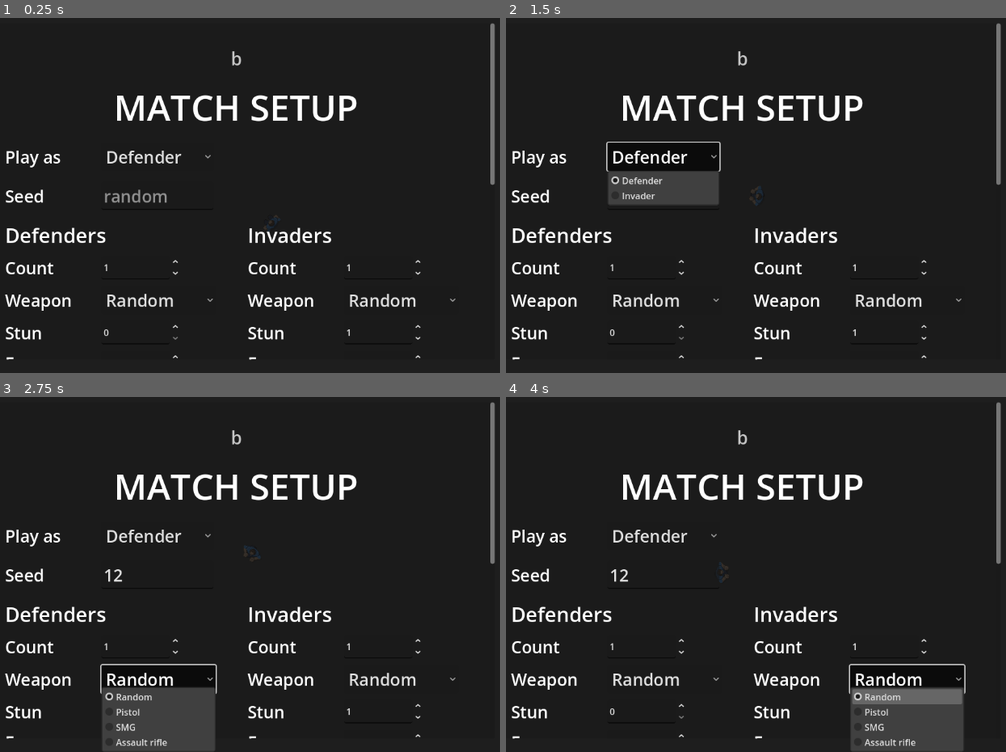
Above: before the commit, frames 1-4 (two rows, left to right).
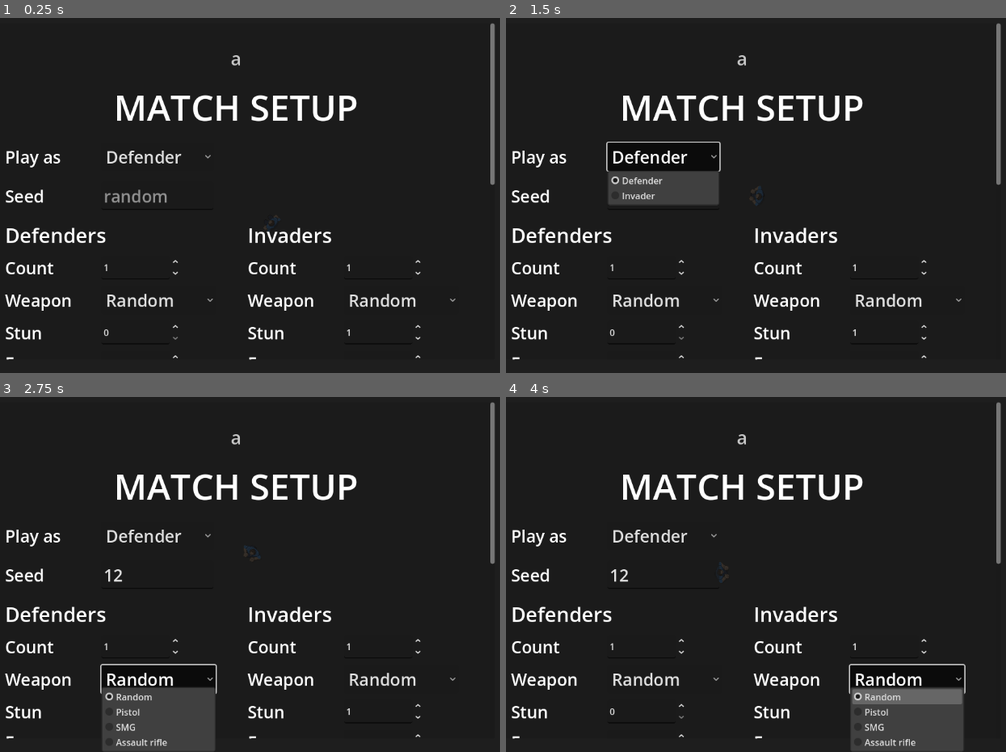
Above: after the commit, the same moments.

Repository: AnthonyThomasson/Example-Godot
Game: Godot game, scene res://scenes/main.tscn
The game is run twice, just before and just after one commit, with the same random seed, the same clock (stepped at 60 frames per second) and the same inputs.
Inputs (mouse positions are in pixels of both pictures, inside the frame that each line leads up to):
- Up to frame 1 (0.25 s): no input
- Up to frame 2 (1.5 s): click (661, 195) at 0.52 s; type "12" at 0.6 s; click "Defender" at 1.25 s
- Up to frame 3 (2.75 s): click "Random" at 2 s
- Up to frame 4 (4 s): click "Random" at 2.75 s; tap Enter at 3.5 s; move the mouse to (886, 553) at 3.52 s; hold Up from 3.53 s (still down); click (886, 553) at 3.6 s; tap Space (interact) at 3.8 s

The runs differ from the first frame. In frame 1, less than 0.1% of the frame differs, in the area x 46-49%, y 9-14%; in frame 2, less than 0.1%; in frame 3, less than 0.1%; in frame 4, less than 0.1%.

Commit message:
Merge the four under-fire and engaged predicate copies into AgentMemory
Checklist R6.

Co-Authored-By: Claude Fable 5.1 <noreply@anthropic.com>

Diff:
--- a/scenes/ai/perception/agent_memory.gd
+++ b/scenes/ai/perception/agent_memory.gd
@@ -5,7 +5,8 @@
 ## lifetime. Many events coexist, including many of the same topic; nothing is capped per topic.
 ## Behaviours (the controller) write events with `remember()` and read them back by topic to drive
 ## decisions; the perception renders fresh events into the decision state. It holds NO policy — it
-## does not know what any topic means.
+## does not know what any topic means, beyond naming the reads of the two the whole perception asks about
+## (`under_fire()` / `under_fire_from()`, `engaged()`).
 ##
 ## Cleanup is a configurable policy, not a per-topic limit: `capacity` caps the total stored. Eviction
 ## runs on every write: age-expired events are dropped first, then, if still over capacity, the
@@ -116,6 +117,21 @@
 	return {}
 
 
+## Whether the agent is under fire: an `under_fire` event (a recent hit on or near it) is fresh.
+func under_fire() -> bool:
+	return is_fresh(&"under_fire")
+
+
+## The direction the latest shots came from (the freshest `under_fire` event's `from`), or `Vector2.ZERO` when none is remembered.
+func under_fire_from() -> Vector2:
+	return recall(&"under_fire").get("from", Vector2.ZERO)
+
+
+## Whether the agent is still committed to a fight: an `engaged` event is fresh.
+func engaged() -> bool:
+	return is_fresh(&"engaged")
+
+
 ## Every non-expired event's `data` for `topic`, newest first.
 func recall_all(topic: StringName) -> Array:
 	var out: Array = []
--- a/scenes/ai/perception/agent_perception.gd
+++ b/scenes/ai/perception/agent_perception.gd
@@ -322,12 +322,12 @@
 
 ## Whether the NPC is still committed to a fight (an `engaged` event is fresh).
 func engaged_fresh() -> bool:
-	return _memory.is_fresh(&"engaged")
+	return _memory.engaged()
 
 
 ## Whether the NPC is currently under fire (a recent incoming/nearby hit).
 func under_fire() -> bool:
-	return _memory.is_fresh(&"under_fire")
+	return _memory.under_fire()
 
 
 ## The cheap facts the controller needs between decisions (e.g. to see whether a new situation should
--- a/scenes/ai/perception/agent_snapshot.gd
+++ b/scenes/ai/perception/agent_snapshot.gd
@@ -106,12 +106,12 @@
 	var ammo: int = character.ammo(gun) if gun >= 0 else -1
 	var facts := {
 		"hostile_known": not hostiles.is_empty(),
-		"threat_known": not hostiles.is_empty() or _under_fire(),
+		"threat_known": not hostiles.is_empty() or _memory.under_fire(),
 		"gun_loaded": ammo > 0 and not character.is_reloading(),
 		"weapon_low": ammo >= 0 and ammo <= ceili(character.ammo_capacity(gun) * vocab.low_ammo_fraction),
 		"can_reload": gun >= 0 and character.can_reload(gun),
-		"under_fire": _under_fire(),
-		"engaged": _engaged_fresh(),
+		"under_fire": _memory.under_fire(),
+		"engaged": _memory.engaged(),
 		"leads": not leads["options"].is_empty(),
 		"lead_outside": not SnapshotVocab.room_at(self_pos, rooms).is_empty() \
 			and leads["options"].any(func(o): return not o["tags"]["inside"]),
@@ -119,7 +119,7 @@
 		"stack_has_stun": stun_stack,
 		"hurt": dmg >= vocab.hurt_threshold,
 		"inside": not SnapshotVocab.room_at(self_pos, rooms).is_empty(),
-		"exposed": line.get("clear", false) or (primary.is_empty() and _under_fire()),
+		"exposed": line.get("clear", false) or (primary.is_empty() and _memory.under_fire()),
 	}
 	var sections := {
 		"goal": fill_goal(goal, character),
@@ -177,14 +177,3 @@
 ## "...your pistol" or "...your assault rifle"), so one goal serves every weapon.
 func fill_goal(goal: String, character) -> String:
 	return goal.replace("{gun}", vocab.gun_noun(character, character.gun_slot()))
-
-
-## Whether the NPC is currently under fire (a recent incoming/nearby hit) — a read of the memory the
-## perception folds hits into. The perception owns the public `under_fire()`; this is the author's copy.
-func _under_fire() -> bool:
-	return _memory.is_fresh(&"under_fire")
-
-
-## Whether the NPC is still committed to a fight (an `engaged` event is fresh).
-func _engaged_fresh() -> bool:
-	return _memory.is_fresh(&"engaged")
--- a/scenes/ai/perception/snapshot/snapshot_options.gd
+++ b/scenes/ai/perception/snapshot/snapshot_options.gd
@@ -25,11 +25,6 @@
 	_tactics = tactics
 	_entry = entry
 	_throw = throw
-
-
-## Whether the NPC is currently under fire (a recent incoming/nearby hit) — a read of the memory the perception folds hits into.
-func _under_fire() -> bool:
-	return _memory.is_fresh(&"under_fire")
 
 
 ## Which hostile to fight: one option per known hostile, with what makes it urgent or easy.
@@ -258,7 +253,7 @@
 ## route and the ally a spot lies toward. Threats are the known hostiles, else where fire came from.
 func retreat_group(ctx: Dictionary, hostiles: Array, known_rooms: Array, dmg: float) -> Dictionary:
 	var threats: Array = hostiles.map(func(h): return h["pos"])
-	if threats.is_empty() and _under_fire():
+	if threats.is_empty() and _memory.under_fire():
 		threats.append(_shot_origin(ctx, false))
 	if threats.is_empty():
 		return { "summary": "", "options": [] }
@@ -328,8 +323,8 @@
 			"desc": "gunfire heard to the %s, %s — %s — %s route" % [_v.compass(pos - self_pos), _v.place(pos),
 				_v.recency(rec["age"]), _v.route_band(_route_len(ctx, pos))],
 			"point": NavBuilder.snap(ctx["map"], pos) })
-	if _under_fire() and hostiles.is_empty():
-		var from: Vector2 = _memory.recall(&"under_fire").get("from", Vector2.ZERO)
+	if _memory.under_fire() and hostiles.is_empty():
+		var from: Vector2 = _memory.under_fire_from()
 		var origin: Vector2 = _shot_origin(ctx)
 		leads.append({ "age": 0.0, "id": "lead_shooter", "label": "where the shots came from",
 			"desc": "where the shots at you came from — the %s, just now" % _v.compass(from), "point": origin })
@@ -363,9 +358,9 @@
 ## Under fire from someone the NPC cannot see: the one way to find them — toward where the shots came
 ## from. Empty unless under fire with no hostile known.
 func shooter_group(ctx: Dictionary, hostiles: Array) -> Dictionary:
-	if not _under_fire() or not hostiles.is_empty():
+	if not _memory.under_fire() or not hostiles.is_empty():
 		return { "summary": "", "options": [] }
-	var from: Vector2 = _memory.recall(&"under_fire").get("from", Vector2.ZERO)
+	var from: Vector2 = _memory.under_fire_from()
 	var origin: Vector2 = _shot_origin(ctx)
 	var dir := _v.compass(from)
 	return { "summary": "the shots came from the %s" % dir, "options": [{
@@ -630,7 +625,7 @@
 ## from the NPC toward where the shots came from, snapped onto the navmesh unless `snap_to_navmesh` is false
 ## (the retreat group wants the raw direction as a threat position, not a reachable spot).
 func _shot_origin(ctx: Dictionary, snap_to_navmesh := true) -> Vector2:
-	var from: Vector2 = _memory.recall(&"under_fire").get("from", Vector2.ZERO)
+	var from: Vector2 = _memory.under_fire_from()
 	var p: Vector2 = (ctx["self_pos"] as Vector2) + from.normalized() * _v.investigate_distance
 	return NavBuilder.snap(ctx["map"], p) if snap_to_navmesh else p
 
--- a/scenes/ai/perception/snapshot/snapshot_sections.gd
+++ b/scenes/ai/perception/snapshot/snapshot_sections.gd
@@ -16,11 +16,6 @@
 	_v = vocab
 	_memory = memory
 	_tactics = tactics
-
-
-## Whether the NPC is currently under fire (a recent incoming/nearby hit) — a read of the memory the perception folds hits into.
-func _under_fire() -> bool:
-	return _memory.is_fresh(&"under_fire")
 
 
 ## Where the NPC is, whether it is free, what it holds and how hurt it is.
@@ -69,7 +64,7 @@
 	var ally_text := ", ".join(names) if not names.is_empty() else "none"
 	if hostiles.is_empty():
 		var lead := "All quiet so far."
-		if _under_fire():
+		if _memory.under_fire():
 			lead = "Someone you cannot see is shooting at you."
 		elif trouble:
 			lead = "There is trouble nearby, out of your sight."
@@ -117,9 +112,9 @@
 
 ## Exposure when under fire from someone the NPC cannot see.
 func unseen_fire_text() -> String:
-	if not _under_fire():
+	if not _memory.under_fire():
 		return ""
-	return "You are being shot at by someone you cannot see, from the %s; you are exposed to their fire." % _v.compass(_memory.recall(&"under_fire").get("from", Vector2.ZERO))
+	return "You are being shot at by someone you cannot see, from the %s; you are exposed to their fire." % _v.compass(_memory.under_fire_from())
 
 
 ## The NPC's allies: where each perceived ally is — and which side of hostile `t` it holds, in `t`'s
@@ -168,9 +163,9 @@
 ## fight it is just the fight).
 func awareness_text(self_pos: Vector2, fighting: bool) -> String:
 	var out: Array = []
-	if _under_fire():
+	if _memory.under_fire():
 		var uf: Dictionary = _memory.recall(&"under_fire")
-		var dir := _v.compass(uf.get("from", Vector2.ZERO))
+		var dir := _v.compass(_memory.under_fire_from())
 		out.append(("You are being hit, from the %s!" if uf.get("hit", false) else "You are under fire: shots are landing near you, from the %s!") % dir)
 	for rec in _memory.recall_aged(&"heard_gunfire"):
 		if not fighting and rec["age"] <= _v.recency_bands.y:
@@ -182,8 +177,8 @@
 ## The COMBAT branch summary: the threat in one line.
 func threat_summary(self_pos: Vector2, hostiles: Array) -> String:
 	if hostiles.is_empty():
-		if _under_fire():
-			return "shots from the %s" % _v.compass(_memory.recall(&"under_fire").get("from", Vector2.ZERO))
+		if _memory.under_fire():
+			return "shots from the %s" % _v.compass(_memory.under_fire_from())
 		return ""
 	var t: Dictionary = hostiles[0]
 	var desc := "%s, %s" % ["in sight" if t["visible"] else "last seen %s" % _v.recency(t["age"]), _v.dist_band(self_pos.distance_to(t["pos"]))]
